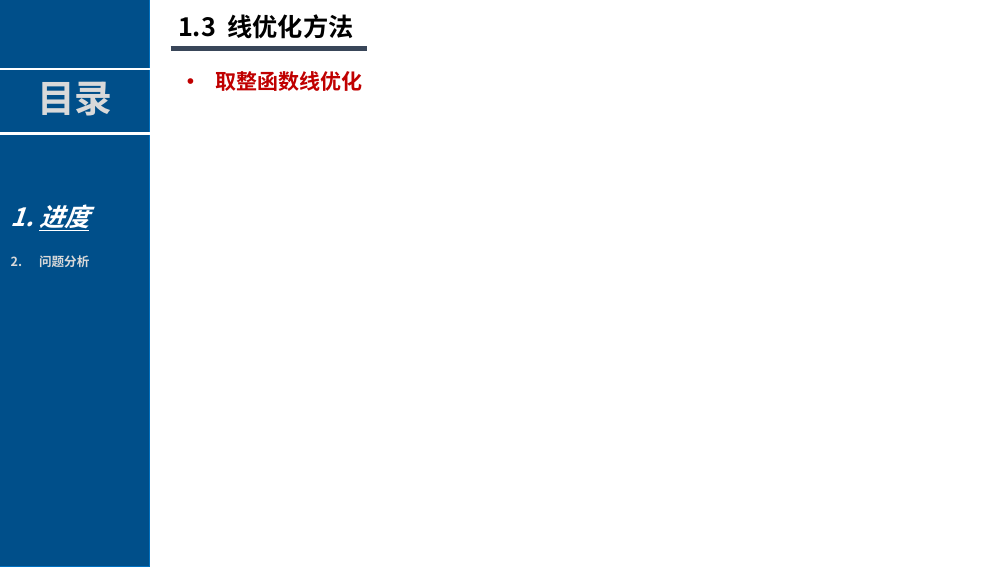
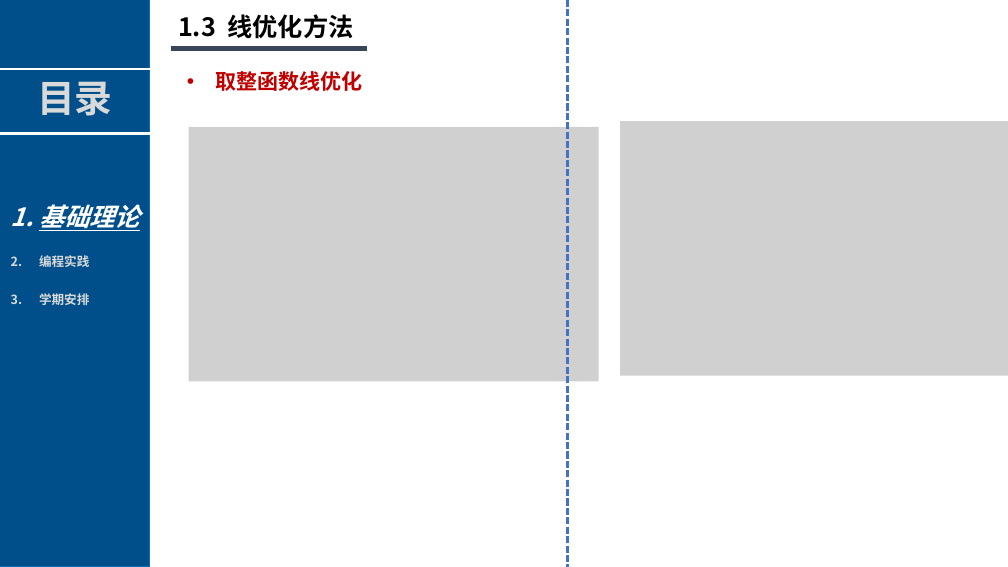
Before and after one commit to cancanword-newnew/daily_learning_notes, a slide deck: slide 11 of operations_Research/运筹优化汇报.pptx. Drawn at 1008x567 pixels with LibreOffice and Linux fonts; fonts in the diff are those of the drawing; grey boxes stand for pictures; background and template pictures are left out. Boxes give left, top, right and bottom in pixels: in the first picture for what was removed or moved away, otherwise in the second. Text is boxed around its words. In the diff, an @@ line names an element or a change of style, - is before the commit and + after.

```diff
--- a/operations_Research/运筹优化汇报.pptx
+++ b/operations_Research/运筹优化汇报.pptx
@@ line added from (568, 0) to (568, 567), #4472C4 2.25 pt dashed @@
@@ picture added at bbox=[189, 127, 599, 382] @@
@@ picture added at bbox=[620, 121, 1008, 376] @@
@@ text removed at bbox=[39, 204, 89, 267] @@
-1. 进度
-2. 问题分析
@@ text added at bbox=[39, 204, 140, 305], 12 pt, text #D9D9D9, bold @@
+1. 基础理论
+2. 编程实践
+3. 学期安排
```
Also in this commit, not shown: 11 other slides changed, 5 slides added, 1 slide removed, 1 other file.
